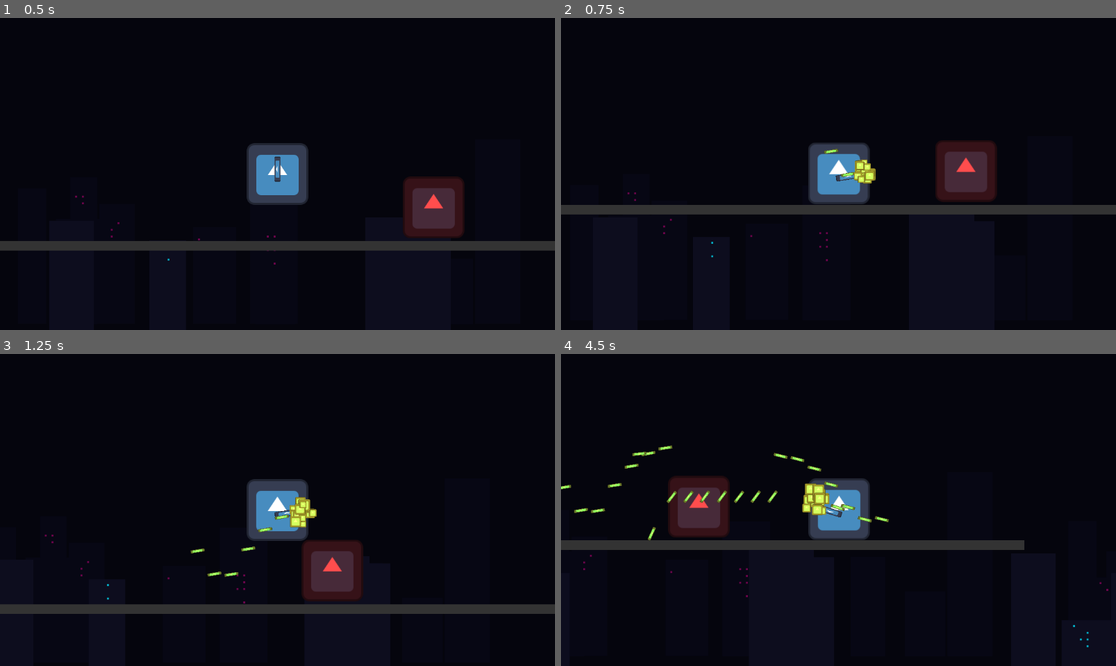
Above: before the commit, frames 1-4 (two rows, left to right).
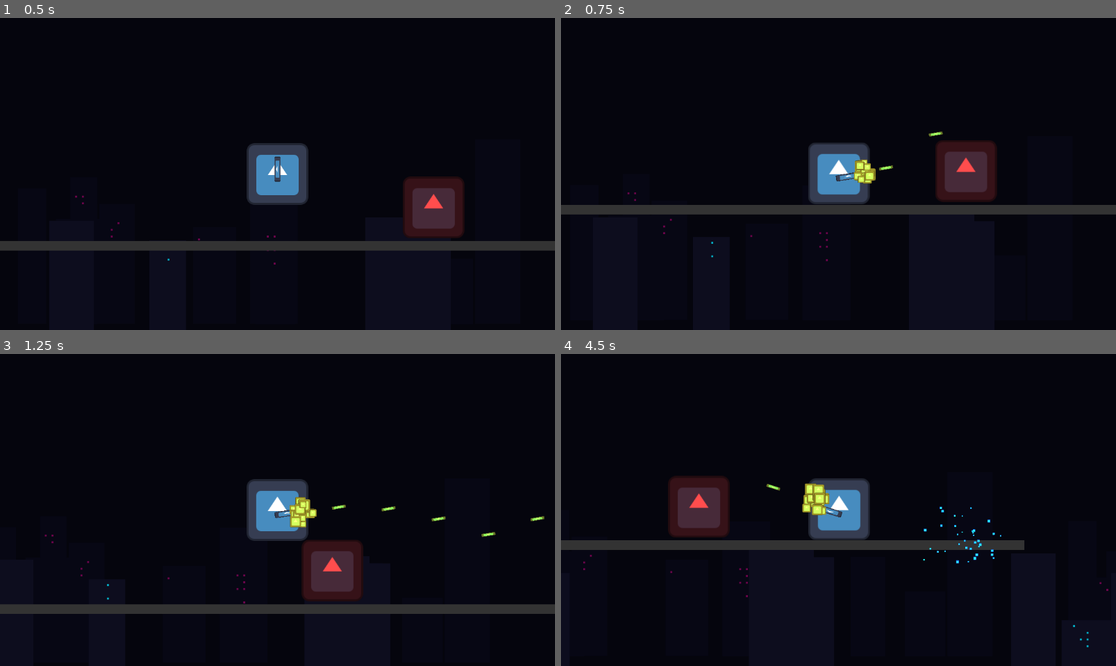
Above: after the commit, the same moments.

Repository: Viet-6/test-pcaF
Game: Godot game, scene res://scenes/levels/test_level.tscn
Same seed, same stepped clock (60 frames per second), same inputs: the game is played once before the commit and once after it. The engine's default icon, where the game draws it, is replaced by a stand-in: a white triangle on a blue panel in a dark square.
Inputs (mouse positions are in pixels of both pictures, inside the frame that each line leads up to):
- Up to frame 1 (0.5 s): no input
- Up to frame 2 (0.75 s): move the mouse to (960, 158) at 0.52 s; press the mouse at (960, 158) at 0.53 s; hold D (move_right) from 0.53 s (still down)
- Up to frame 3 (1.25 s): keep holding D (move_right); tap Space (jump) at 0.77 s
- Up to frame 4 (4.5 s): move the mouse to (727, 525) at 1.27 s; release the mouse at (727, 525) at 1.28 s; click (727, 525) at 1.35 s; tap Space (jump) at 1.52, 3.02, 3.77 s; move the mouse to (894, 441) at 2.02 s; release D (move_right) at 2.03 s; press the mouse at (894, 441) at 2.03 s; hold A (move_left) 2.03-2.78 s; move the mouse to (810, 572) at 2.77 s; release the mouse at (810, 572) at 2.78 s; hold D (move_right) 2.78-4.28 s; click (810, 572) at 2.85 s; move the mouse to (1005, 556) at 3.52 s; press the mouse at (1005, 556) at 3.53 s; move the mouse to (672, 463) at 4.27 s; release the mouse at (672, 463) at 4.28 s; hold A (move_left) from 4.28 s (still down); click (672, 463) at 4.35 s

Frame 1 is identical in both runs. In frame 2, 0.1% of the frame differs, in the area x 47-69%, y 36-52%; in frame 3, 0.3%; in frame 4, 0.8%, in the area x 0-80%, y 29-68%.
Error before the commit: Parse Error: Identifier "impact_effect_scene" not declared in the current scope. (res://scripts/projectile.gd:44)

Commit message:
fix projectile #11

Diff:
--- a/scripts/projectile.gd
+++ b/scripts/projectile.gd
@@ -3,6 +3,8 @@
 @export var speed: float = 1200.0
 @export var damage: int = 10
 @export var lifetime: float = 2.0
+
+@export var impact_effect_scene: PackedScene
 
 func _ready():
 	# Auto-destroy after lifetime to prevent memory leaks
